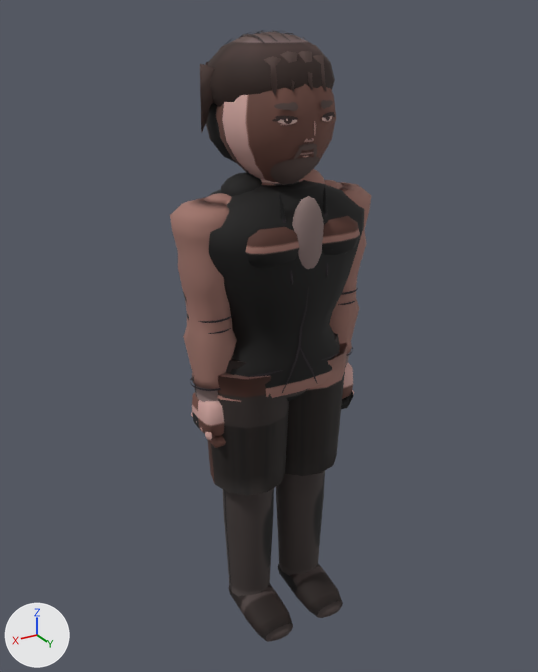
The glTF model assets/models/douchen_a.glb, before and after one commit.
Rendered twice from a camera (50 mm lens) standing at (1.153, 1.882, 1.96) and looking at (0.007, -0.028, 1.005). Arrows for +X, +Y and +Z are at lower left; the lights stay in place. The picture after the commit comes second. Vertices at exactly the same position are counted once.

The first picture shows 'Body'.
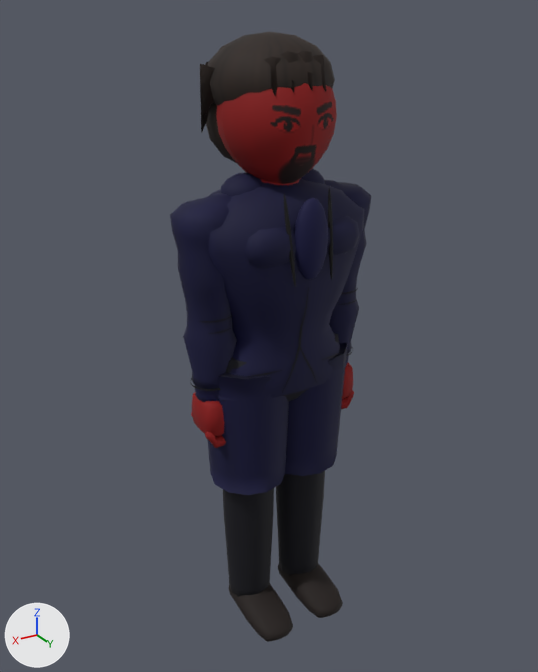
Location of each change, [x1, y1, x2, y2] in pixels of the pictures (538 x 672 px; the box of a moved part takes in the faces that stretch with it):
'Body', reshaped
    before: [170, 30, 371, 642]
    after: [170, 31, 371, 642]
part 1 of me_mesh_0, moved or reshaped
    before: [323, 186, 328, 278]
    after: [328, 187, 333, 280]
part 2 of me_mesh_0, moved or reshaped
    before: [279, 192, 293, 285]
    after: [284, 194, 296, 287]
part 3 of me_mesh_0, deleted
    before: [272, 100, 335, 160]
part 4 of me_mesh_0, moved or reshaped
    before: [216, 30, 336, 269]
    after: [216, 83, 337, 280]
part 5 of me_mesh_0, recoloured
    both: [170, 31, 371, 642]

Edits to the bpy script that builds the scene:
```text
Change me_mesh_0:
    used by ob_body; location = (0.0, 0.0, 0.0)
    remove me_mesh_0.from_pydata(...)  # 5037 vertices, 9032 faces; spans x -0.34..0.34, y -0.22..0.23, z -0.03..1.92
    add me_mesh_0.from_pydata(...)  # 3996 vertices, 7426 faces; spans x -0.34..0.34, y -0.22..0.23, z -0.03..1.92
    me_mesh_0 part 1: the loose piece of 72 vertices spanning x -0.08..-0.06, y 0.14..0.19, z 1.25..1.52 is moved by (0.0, 0.02, 0.0)
    me_mesh_0 part 2: the loose piece of 72 vertices spanning x 0.06..0.08, y 0.14..0.19, z 1.25..1.52 is moved by (0.0, 0.02, 0.0)
    me_mesh_0 part 3: 21 loose pieces with 903 vertices, spanning x -0.1..0.1, y 0.15..0.18, z 1.6..1.75, are deleted
    me_mesh_0 part 4: 66 vertices moved from x -0.16..0.16, y -0.14..0.2, z 1.26..1.81 to x -0.16..0.16, y -0.14..0.22, z 1.26..1.81; 488 vertices removed from x -0.16..0.16, y -0.2..0.2, z 1.26..1.92; 350 vertices added at x -0.17..0.17, y -0.17..0.22, z 1.26..1.88
    me_mesh_0 part 5: 6328 kept faces spanning x -0.34..0.34, y -0.22..0.23, z -0.03..1.92 get new vertex colours
    other edits to the shape of me_mesh_0 do not show in these pictures
```
